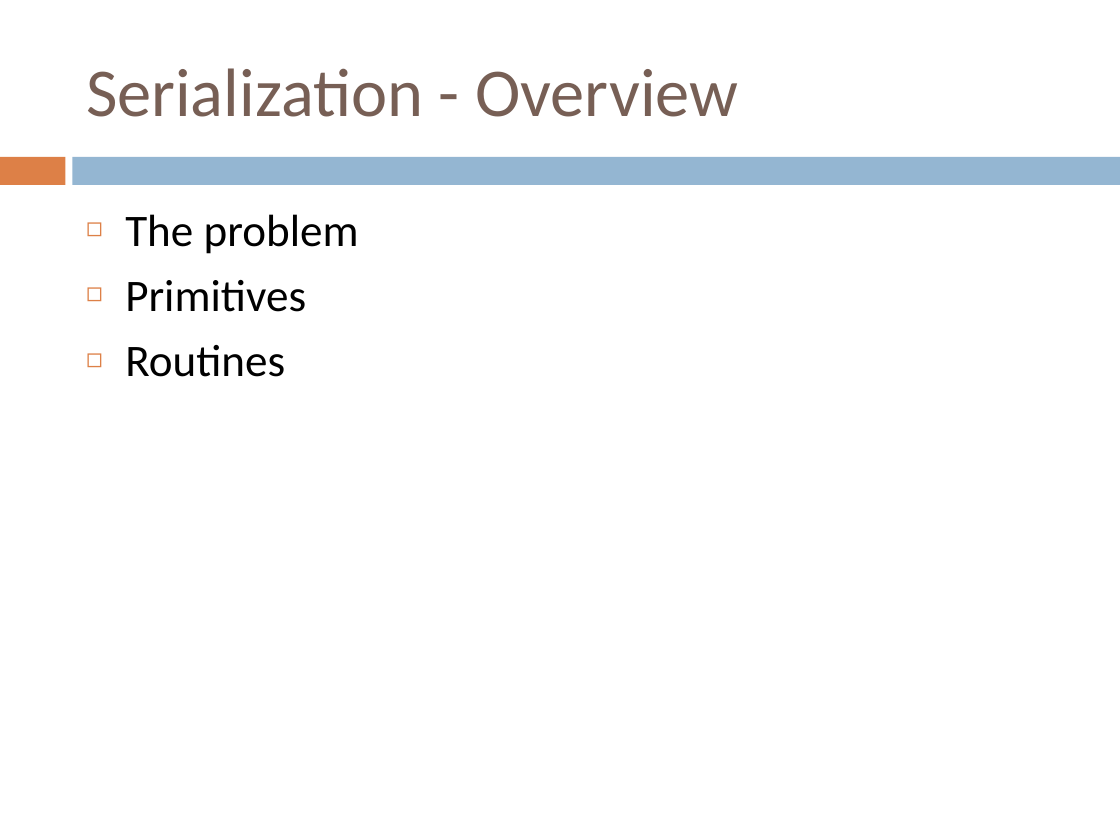
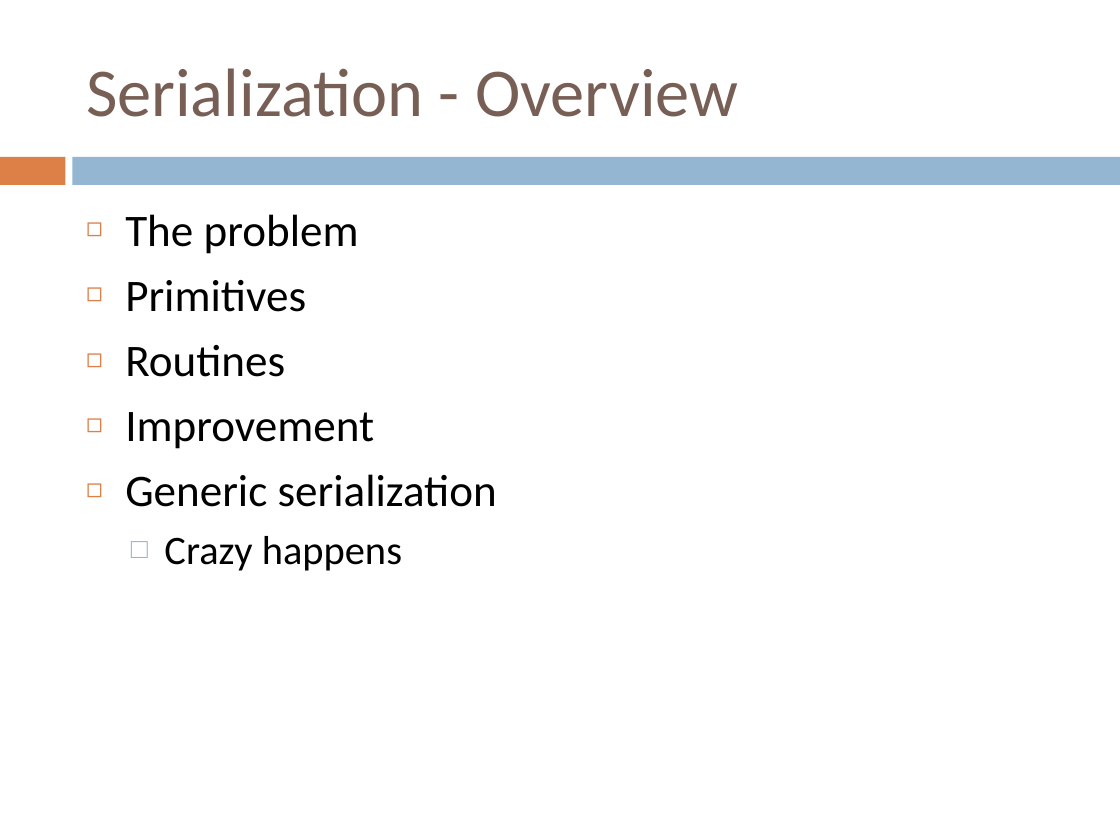
Before and after one commit to RandyGaul/GAM150Slides, a slide deck: slide 3 of GAM150_Club_Serialization.pptx. Drawn at 1120x840 pixels with LibreOffice and Linux fonts; fonts in the diff are those of the drawing. Boxes give left, top, right and bottom in pixels: in the first picture for what was removed or moved away, otherwise in the second. Text is boxed around its words. In the diff, an @@ line names an element or a change of style, - is before the commit and + after.

```diff
--- a/GAM150_Club_Serialization.pptx
+++ b/GAM150_Club_Serialization.pptx
@@ text at <box>125,412,497,571</box>: paragraphs added @@
+◻ Improvement
+◻ Generic serialization
+  □ Crazy happens
```
Also in this commit, not shown: 17 other slides changed, 16 slides added, 1 other file.
